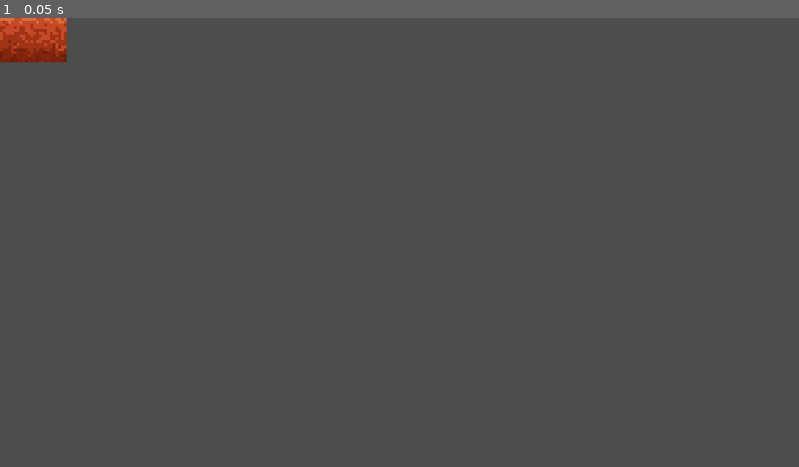
Above: before the commit, frame 1.
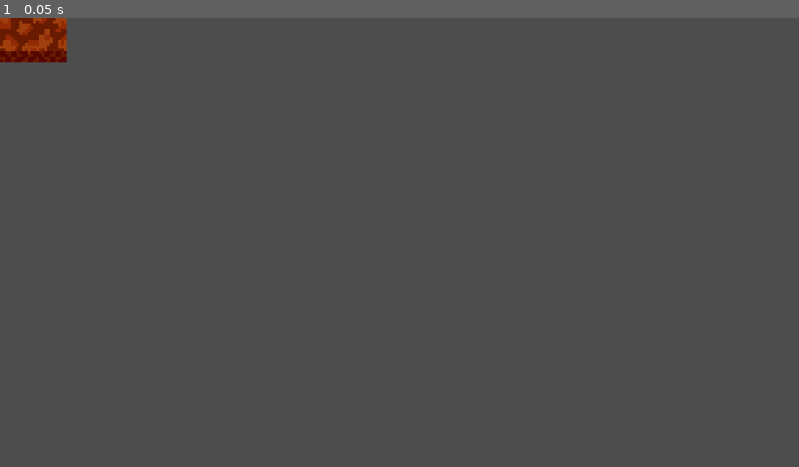
Above: after the commit, the same moment.

Repository: TraumereiPO/Cactus-Saltarin
Game: Godot game, scene res://Suelo/static_body_2d.tscn
Two runs of this game, one before a commit and one after it. Both use one fixed random seed, a clock stepped at 60 frames per second and the inputs below. The project has no main scene, so this scene is started directly.
Inputs:
- Up to frame 1 (0.05 s): no input

The runs differ from the first frame. In frame 1, 0.6% of the frame differs, in the area x 0-9%, y 0-10%.

Commit message:
nuevos tiempos

Diff:
--- /dev/null
+++ b/el_captus_saltarin_godot/Suelo/Animacion_movimiento/character_body_2d.tscn_movimiento.tscn
@@ -0,0 +1,88 @@
+[gd_scene load_steps=7 format=3 uid="uid://vk5ni7okmoi8"]
+
+[ext_resource type="Texture2D" uid="uid://brsybkcg0ymin" path="res://Personaje-Captus/Sprite-0001.png" id="1_pyo4u"]
+[ext_resource type="Texture2D" uid="uid://db0kn3s84ianj" path="res://Personaje-Captus/Sprite-0002.png" id="2_hldev"]
+
+[sub_resource type="Animation" id="Animation_sk50u"]
+length = 0.001
+tracks/0/type = "value"
+tracks/0/imported = false
+tracks/0/enabled = true
+tracks/0/path = NodePath("Sprite-0001:visible")
+tracks/0/interp = 1
+tracks/0/loop_wrap = true
+tracks/0/keys = {
+"times": PackedFloat32Array(0),
+"transitions": PackedFloat32Array(1),
+"update": 1,
+"values": [true]
+}
+tracks/1/type = "value"
+tracks/1/imported = false
+tracks/1/enabled = true
+tracks/1/path = NodePath("Sprite-0002:visible")
+tracks/1/interp = 1
+tracks/1/loop_wrap = true
+tracks/1/keys = {
+"times": PackedFloat32Array(0),
+"transitions": PackedFloat32Array(1),
+"update": 1,
+"values": [false]
+}
+
+[sub_resource type="Animation" id="Animation_lwgim"]
+resource_name = "movimiento"
+length = 2.0
+tracks/0/type = "value"
+tracks/0/imported = false
+tracks/0/enabled = true
+tracks/0/path = NodePath("Sprite-0001:visible")
+tracks/0/interp = 1
+tracks/0/loop_wrap = true
+tracks/0/keys = {
+"times": PackedFloat32Array(0, 1, 1.15, 2),
+"transitions": PackedFloat32Array(1, 1, 1, 1),
+"update": 1,
+"values": [true, true, false, false]
+}
+tracks/1/type = "value"
+tracks/1/imported = false
+tracks/1/enabled = true
+tracks/1/path = NodePath("Sprite-0002:visible")
+tracks/1/interp = 1
+tracks/1/loop_wrap = true
+tracks/1/keys = {
+"times": PackedFloat32Array(0, 1.0001, 1.151, 2),
+"transitions": PackedFloat32Array(1, 1, 1, 1),
+"update": 1,
+"values": [false, false, true, true]
+}
+
+[sub_resource type="AnimationLibrary" id="AnimationLibrary_wsfm2"]
+_data = {
+&"RESET": SubResource("Animation_sk50u"),
+&"movimiento": SubResource("Animation_lwgim")
+}
+
+[sub_resource type="RectangleShape2D" id="RectangleShape2D_8foby"]
+size = Vector2(52, 232)
+
+[node name="CharacterBody2D" type="CharacterBody2D"]
+
+[node name="Sprite-0001" type="Sprite2D" parent="."]
+position = Vector2(1, -2)
+texture = ExtResource("1_pyo4u")
+
+[node name="Sprite-0002" type="Sprite2D" parent="."]
+visible = false
+position = Vector2(81, 0)
+texture = ExtResource("2_hldev")
+
+[node name="AnimationPlayer" type="AnimationPlayer" parent="."]
+libraries = {
+&"": SubResource("AnimationLibrary_wsfm2")
+}
+
+[node name="CollisionShape2D" type="CollisionShape2D" parent="."]
+position = Vector2(-6, 1)
+shape = SubResource("RectangleShape2D_8foby")
--- /dev/null
+++ b/el_captus_saltarin_godot/Suelo/character_body_2d.tscn_movimiento.tscn
@@ -0,0 +1,81 @@
+[gd_scene load_steps=6 format=3 uid="uid://dpuo3yd775qa1"]
+
+[ext_resource type="Texture2D" uid="uid://brsybkcg0ymin" path="res://Personaje-Captus/Sprite-0001.png" id="1_qnxk0"]
+[ext_resource type="Texture2D" uid="uid://db0kn3s84ianj" path="res://Personaje-Captus/Sprite-0002.png" id="2_to5ec"]
+
+[sub_resource type="Animation" id="Animation_lwgim"]
+resource_name = "movimiento"
+length = 2.0
+tracks/0/type = "value"
+tracks/0/imported = false
+tracks/0/enabled = true
+tracks/0/path = NodePath("Sprite-0001:visible")
+tracks/0/interp = 1
+tracks/0/loop_wrap = true
+tracks/0/keys = {
+"times": PackedFloat32Array(0, 1, 1.15, 2),
+"transitions": PackedFloat32Array(1, 1, 1, 1),
+"update": 1,
+"values": [true, true, false, false]
+}
+tracks/1/type = "value"
+tracks/1/imported = false
+tracks/1/enabled = true
+tracks/1/path = NodePath("Sprite-0002:visible")
+tracks/1/interp = 1
+tracks/1/loop_wrap = true
+tracks/1/keys = {
+"times": PackedFloat32Array(0, 1.0001, 1.151, 2),
+"transitions": PackedFloat32Array(1, 1, 1, 1),
+"update": 1,
+"values": [false, false, true, true]
+}
+
+[sub_resource type="Animation" id="Animation_sk50u"]
+length = 0.001
+tracks/0/type = "value"
+tracks/0/imported = false
+tracks/0/enabled = true
+tracks/0/path = NodePath("Sprite-0001:visible")
+tracks/0/interp = 1
+tracks/0/loop_wrap = true
+tracks/0/keys = {
+"times": PackedFloat32Array(0),
+"transitions": PackedFloat32Array(1),
+"update": 1,
+"values": [true]
+}
+tracks/1/type = "value"
+tracks/1/imported = false
+tracks/1/enabled = true
+tracks/1/path = NodePath("Sprite-0002:visible")
+tracks/1/interp = 1
+tracks/1/loop_wrap = true
+tracks/1/keys = {
+"times": PackedFloat32Array(0),
+"transitions": PackedFloat32Array(1),
+"update": 1,
+"values": [false]
+}
+
+[sub_resource type="AnimationLibrary" id="AnimationLibrary_wsfm2"]
+_data = {
+&"RESET": SubResource("Animation_sk50u"),
+&"movimiento": SubResource("Animation_lwgim")
+}
+
+[node name="CharacterBody2D" type="CharacterBody2D"]
+
+[node name="Sprite-0001" type="Sprite2D" parent="."]
+position = Vector2(1, -2)
+texture = ExtResource("1_qnxk0")
+
+[node name="Sprite-0002" type="Sprite2D" parent="."]
+visible = false
+position = Vector2(81, 0)
+texture = ExtResource("2_to5ec")
+
+[node name="AnimationPlayer" type="AnimationPlayer" parent="."]
+libraries = {
+&"": SubResource("AnimationLibrary_wsfm2")
+}
--- a/el_captus_saltarin_godot/Suelo/static_body_2d.tscn
+++ b/el_captus_saltarin_godot/Suelo/static_body_2d.tscn
@@ -1,16 +1,14 @@
-[gd_scene load_steps=3 format=3 uid="uid://vsv3cnu78sud"]
+[gd_scene load_steps=3 format=3 uid="uid://c8mdmide0jfjs"]
 
-[ext_resource type="Texture2D" uid="uid://bqxayupemg0m8" path="res://Suelo/Tierra 192x64.png" id="1_k0x1s"]
+[ext_resource type="Texture2D" uid="uid://co5h81oql51a7" path="res://Suelo/cambio de tierra 192x128.png" id="1_k0x1s"]
 
 [sub_resource type="RectangleShape2D" id="RectangleShape2D_yrvap"]
-size = Vector2(192, 64)
+size = Vector2(192, 128)
 
 [node name="StaticBody2D" type="StaticBody2D"]
 
-[node name="Tierra192x64" type="Sprite2D" parent="."]
-position = Vector2(0, 32)
+[node name="CambioDeTierra192x128" type="Sprite2D" parent="."]
 texture = ExtResource("1_k0x1s")
 
 [node name="CollisionShape2D" type="CollisionShape2D" parent="."]
-position = Vector2(0, 32)
 shape = SubResource("RectangleShape2D_yrvap")
Binary file removed: el_captus_saltarin_godot/Personaje-Captus/Sprite-0001.png
Binary file added: el_captus_saltarin_godot/Personaje-Captus/Sprite-0002.png
Not shown, added: el_captus_saltarin_godot/Personaje-Captus/Sprite-0002.png.import
Binary file removed: el_captus_saltarin_godot/Suelo/Tierra 192x64.png
Binary file added: el_captus_saltarin_godot/Suelo/cambio de tierra 192x128.png
Not shown, changed: el_captus_saltarin_godot/Suelo/cambio de tierra 192x128.png.import
Not shown, added: Personaje/Sprite-0001.png
Not shown, added: Personaje/Sprite-0002.png
Not shown, added: Utileria/2do suelo fondo.png
Not shown, added: Utileria/Fondo 1152x650.png
Not shown, added: Utileria/Lava 96x64.png
Not shown, added: Utileria/cambio de tierra 192x128.png
(and 6 more such lines)
